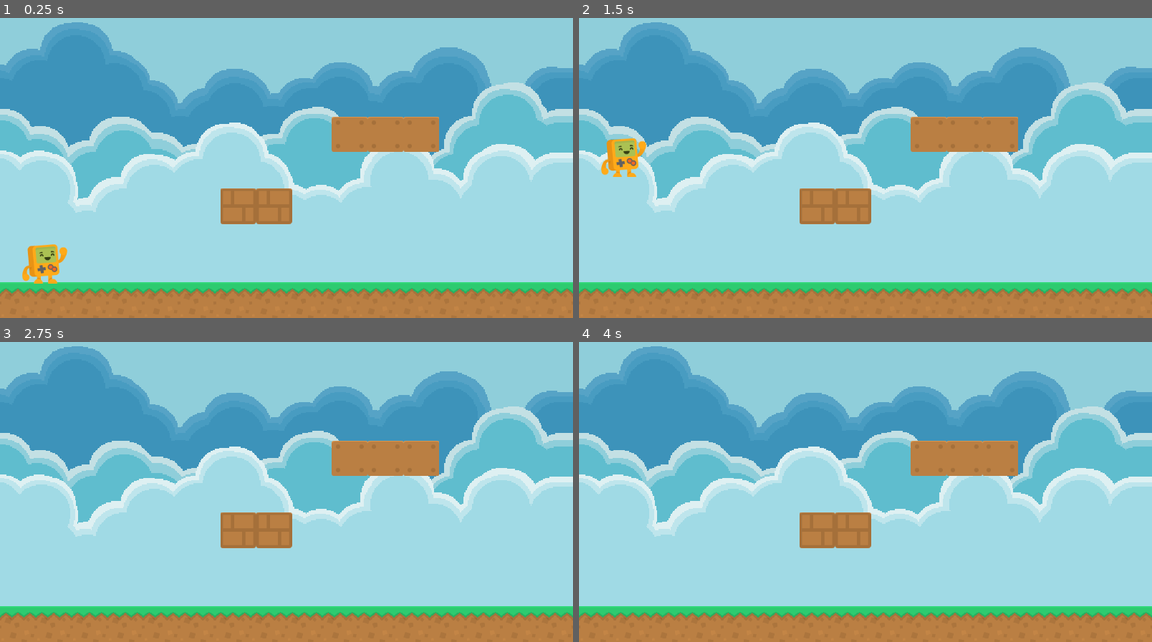
Above: before the commit, frames 1-4 (two rows, left to right).
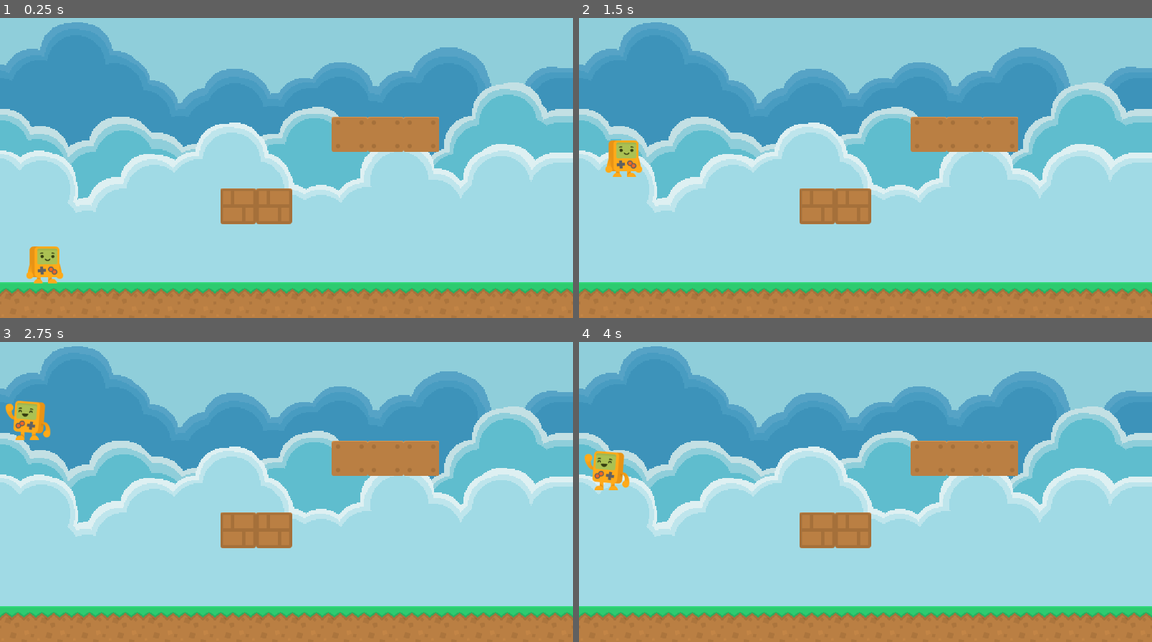
Above: after the commit, the same moments.

Repository: ferranmarlet/godot_platforms
Game: Godot game, scene res://level_1.tscn
The game is run twice, just before and just after one commit, with the same random seed, the same clock (stepped at 60 frames per second) and the same inputs.
Inputs:
- Up to frame 1 (0.25 s): no input
- Up to frame 2 (1.5 s): tap Enter at 0.5 s; hold H (say_hi, bound only after the commit) 0.53-1.28 s; hold Up (up) from 0.53 s (still down); tap H (say_hi, bound only after the commit) at 1.35 s
- Up to frame 3 (2.75 s): release Up (up) at 2.03 s; hold Left (left) from 2.03 s (still down); hold H (say_hi, bound only after the commit) from 2.03 s (still down)
- Up to frame 4 (4 s): release H (say_hi, bound only after the commit) at 2.78 s; tap H (say_hi, bound only after the commit) at 2.85 s; tap Space at 3.5 s; release Left (left) at 3.53 s; hold Down (down) from 3.53 s (still down); hold H (say_hi, bound only after the commit) from 3.53 s (still down)

The runs differ from the first frame. In frame 1, 0.4% of the frame differs, in the area x 3-12%, y 75-89%; in frame 2, 0.4%; in frame 3, 0.7%, in the area x 1-9%, y 19-33%; in frame 4, 0.7%.

Commit message:
Added animation to walking.

Diff:
--- a/character.gd
+++ b/character.gd
@@ -1,21 +1,51 @@
 extends Node2D
+
+export (int, 0, 400) var speed = 200
+var state = "idle"
+var facingLeft = false;
 
 # Called when the node enters the scene tree for the first time.
 func _process(delta):
 	var dir = 0
-	if (Input.is_action_pressed("left")):
-		dir = -1
 
-	if (Input.is_action_pressed("right")):
-		dir = 1
+	########## Walking ###########
+	if (Input.is_action_pressed("left") or Input.is_action_pressed("right")):
 
-	position.x += 200 * dir * delta
+		if (Input.is_action_pressed("left")):
+			dir = -1
+			$Sprite.flip_h = true
+			facingLeft = true
 
-	dir = 0
-	if (Input.is_action_pressed("up")):
-		dir = -1
+		if (Input.is_action_pressed("right")):
+			dir = 1
+			$Sprite.flip_h = false
+			facingLeft = false
 
-	if (Input.is_action_pressed("down")):
-		dir = 1
+		position.x = clamp(position.x + (speed * dir * delta), 50, 974)
 
-	position.y += 200 * dir * delta
+		$AnimationPlayer.play("walking")
+		state = "walking"
+
+	if Input.is_action_just_released("right") or Input.is_action_just_released("left"):
+		$AnimationPlayer.stop(false)
+		$Sprite.frame = 0
+		state = "idle"
+
+	########## Jumping and falling ###########
+	if (Input.is_action_pressed("up") or Input.is_action_pressed("down")):
+		dir = 0
+		if (Input.is_action_pressed("up")):
+			dir = -1
+
+		if (Input.is_action_pressed("down")):
+			dir = 1
+
+		position.y += speed * dir * delta
+
+
+	########## Greeting ##########
+	if (Input.is_action_pressed("say_hi")):
+		$Sprite.frame = 7
+
+	if Input.is_action_just_released("say_hi"):
+		$Sprite.frame = 0
--- a/character.tscn
+++ b/character.tscn
@@ -1,7 +1,25 @@
-[gd_scene load_steps=3 format=2]
+[gd_scene load_steps=4 format=2]
 
 [ext_resource path="res://assets/platformerPack_character.png" type="Texture" id=1]
 [ext_resource path="res://character.gd" type="Script" id=2]
+
+[sub_resource type="Animation" id=1]
+resource_name = "walking"
+length = 0.3
+loop = true
+step = 0.15
+tracks/0/type = "value"
+tracks/0/path = NodePath("Sprite:frame")
+tracks/0/interp = 1
+tracks/0/loop_wrap = true
+tracks/0/imported = false
+tracks/0/enabled = true
+tracks/0/keys = {
+"times": PoolRealArray( 0, 0.15 ),
+"transitions": PoolRealArray( 1, 1 ),
+"update": 1,
+"values": [ 2, 3 ]
+}
 
 [node name="character" type="Node2D"]
 script = ExtResource( 2 )
@@ -10,5 +28,7 @@
 texture = ExtResource( 1 )
 vframes = 2
 hframes = 4
-frame = 7
 region_rect = Rect2( 0, 0, 64, 64 )
+
+[node name="AnimationPlayer" type="AnimationPlayer" parent="."]
+anims/walking = SubResource( 1 )
--- a/project.godot
+++ b/project.godot
@@ -17,6 +17,7 @@
 
 config/name="Platforms"
 run/main_scene="res://level_1.tscn"
+config/icon="res://assets/platformChar_happy.png"
 
 [display]
 
@@ -45,6 +46,11 @@
 "events": [ Object(InputEventKey,"resource_local_to_scene":false,"resource_name":"","device":0,"alt":false,"shift":false,"control":false,"meta":false,"command":false,"pressed":false,"scancode":16777234,"unicode":0,"echo":false,"script":null)
  ]
 }
+say_hi={
+"deadzone": 0.5,
+"events": [ Object(InputEventKey,"resource_local_to_scene":false,"resource_name":"","device":0,"alt":false,"shift":false,"control":false,"meta":false,"command":false,"pressed":false,"scancode":72,"unicode":0,"echo":false,"script":null)
+ ]
+}
 
 [rendering]
 
Binary file added: assets/platformChar_happy.png
Not shown, added: assets/platformChar_happy.png.import
